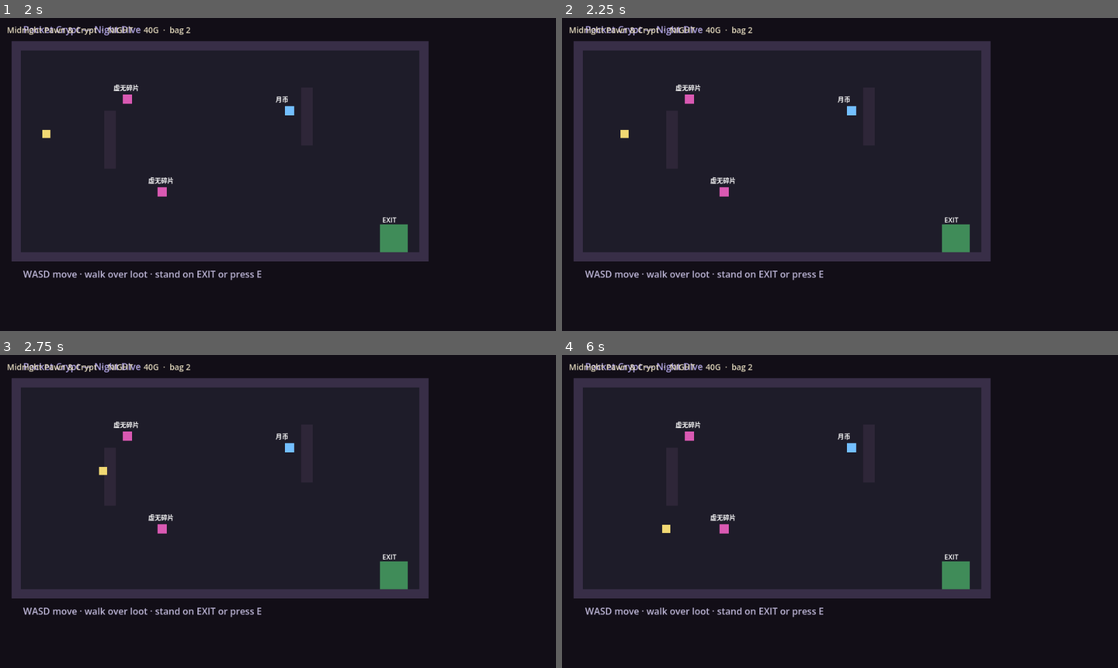
Above: before the commit, frames 1-4 (two rows, left to right).
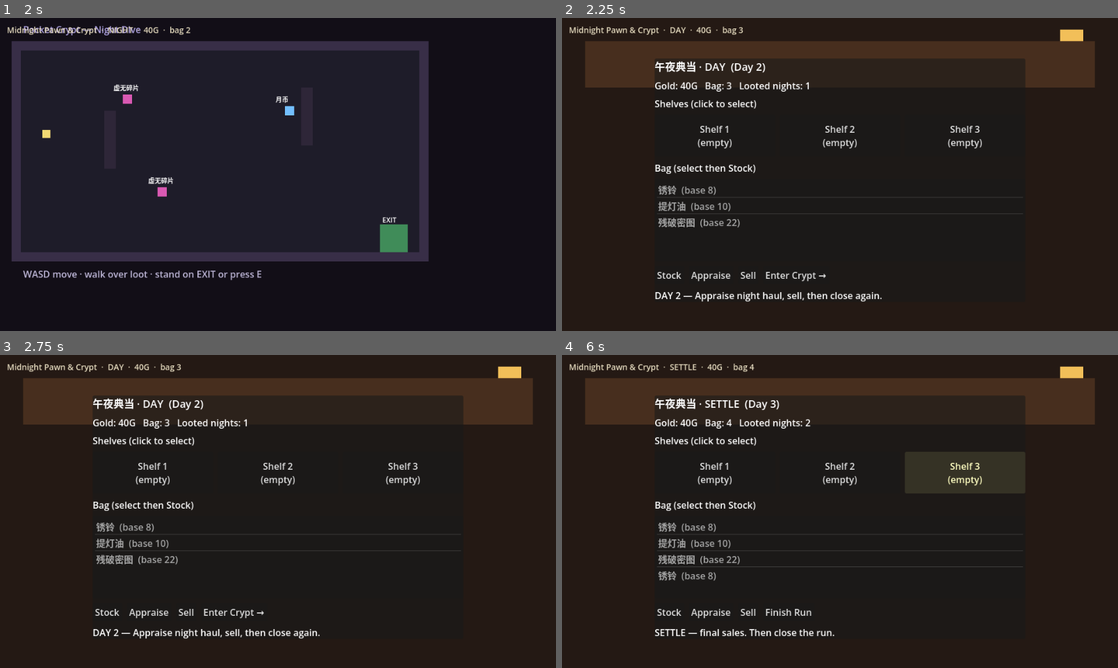
Above: after the commit, the same moments.

Repository: bfstone25-stack/play
Game: Godot game, scene res://scenes/main.tscn
Two runs of this game, one before a commit and one after it. Both use one fixed random seed, a clock stepped at 60 frames per second and the inputs below.
Inputs (mouse positions are in pixels of both pictures, inside the frame that each line leads up to):
- Up to frame 1 (2 s): click "Start Micro-Run" at 0.5 s; click "Enter Crypt →" at 1.25 s
- Up to frame 2 (2.25 s): tap E (interact) at 2 s; hold D (move_right) from 2.03 s (still down); tap 0 at 2.1 s
- Up to frame 3 (2.75 s): keep holding D (move_right)
- Up to frame 4 (6 s): release D (move_right) at 2.75 s; click (795, 611) at 2.75 s, where only the run after the commit has a clickable "Enter Crypt →"; tap E (interact) at 3.5, 3.6 s; hold S (move_down) 3.53-4.25 s; tap 0 at 3.8 s; click (717, 473) at 4.25 s, where only the run after the commit has a clickable "Shelf 1 (empty)"; click (840, 473) at 5 s, where only the run after the commit has a clickable "Shelf 2 (empty)"; click (962, 473) at 5.75 s, where only the run after the commit has a clickable "Shelf 3 (empty)"

Frame 1 is identical in both runs. In frame 2, 18% of the frame differs, in the area x 2-96%, y 2-91%; in frame 3, 18%; in frame 4, 19%, in the area x 2-96%, y 2-90%.

Commit message:
Add KEY_0 force-extract for crypt demo automation
Lets walkthroughs complete Day→Night→Settle→Complete without
depending on Area2D exit positioning under xdotool.

Co-authored-by: bfstone25-stack <bfstone25-stack@users.noreply.github.com>

Diff:
--- a/null-shrine/scripts/game.gd
+++ b/null-shrine/scripts/game.gd
@@ -304,6 +304,10 @@
 		sell_selected()
 	elif k == KEY_4 and phase == Phase.DAY:
 		enter_night()
+	elif k == KEY_0 and phase == Phase.NIGHT:
+		# Demo: force extract with a free loot
+		add_loot(_random_loot())
+		return_from_dungeon()
 	elif k == KEY_5 and phase == Phase.SETTLE:
 		finish_run()
 	elif k == KEY_ENTER or k == KEY_KP_ENTER:
Not shown, changed: null-shrine/README.md
